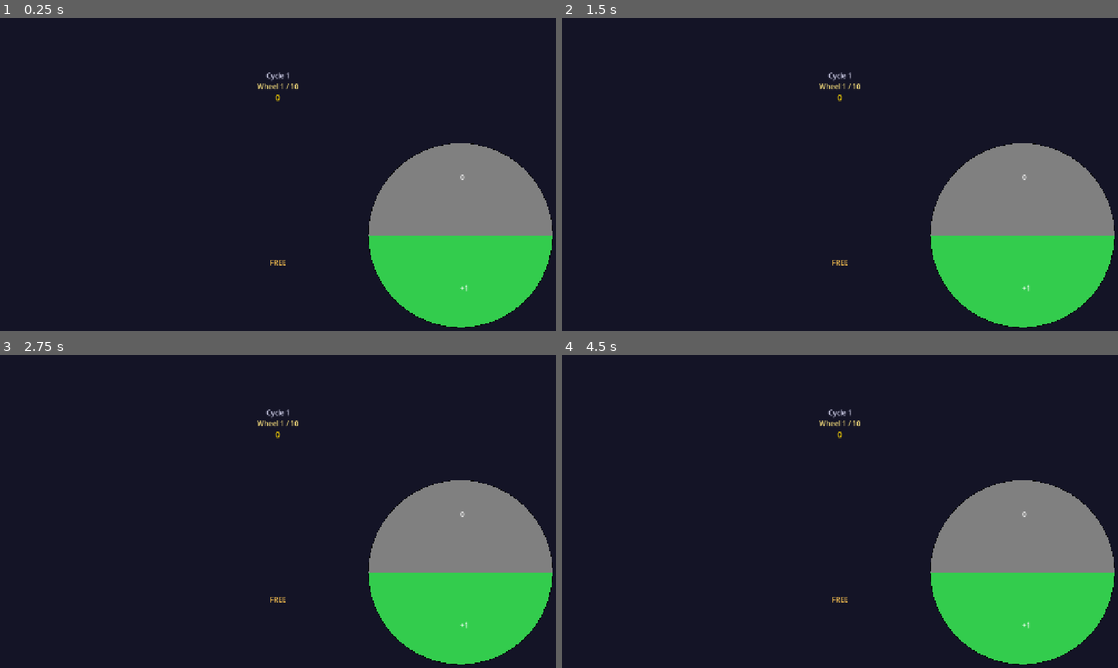
Above: before the commit, frames 1-4 (two rows, left to right).
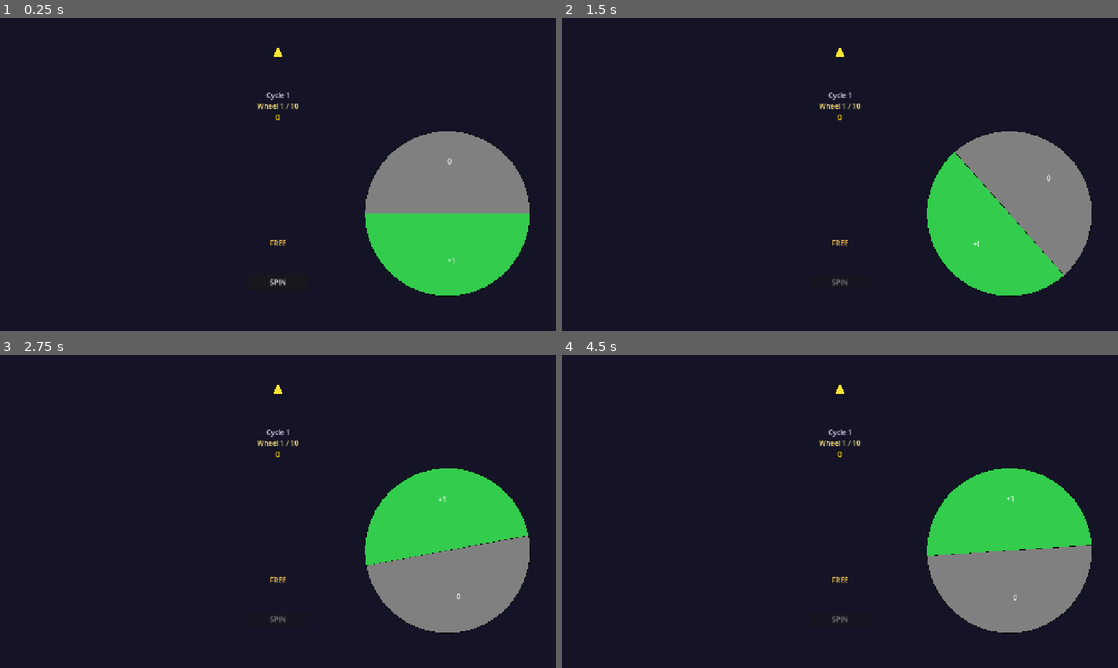
Above: after the commit, the same moments.

Repository: chelij/wheelylucky
Game: Godot game, scene res://scenes/main.tscn
Same seed, same stepped clock (60 frames per second), same inputs: the game is played once before the commit and once after it.
Inputs (mouse positions are in pixels of both pictures, inside the frame that each line leads up to):
- Up to frame 1 (0.25 s): no input
- Up to frame 2 (1.5 s): click (840, 280) at 0.5 s, where only the run after the commit has a clickable "SPIN"
- Up to frame 3 (2.75 s): no input
- Up to frame 4 (4.5 s): click (840, 617) at 3.5 s, where only the run after the commit has a clickable "SPIN"

The runs differ from the first frame. In frame 1, 8.1% of the frame differs, in the area x 46-100%, y 9-99%; in frame 2, 9.1%; in frame 3, 15%; in frame 4, 15%.

Commit message:
fix: fix layout - wheel selector, spin button, pointer arrow visible
- Add stretch aspect=keep to project.godot for proper 1280x720 scaling
- Enlarge Wheel rect to 500x540 with room for all children
- Reduce wheel circle radius to 0.38 of rect (fits inside, leaves margins)
- SpinButton at offset 230 from center, below circle (radius 190)
- Add Pointer/Polygon2D arrow at top of wheel (points down at 12 o'clock)
- Shift wheel center slightly up (offset_top=-270, offset_bottom=270)
- All UI elements now fit within 1280x720 viewport

Diff:
--- a/project.godot
+++ b/project.godot
@@ -24,6 +24,7 @@
 window/size/viewport_width=1280
 window/size/viewport_height=720
 window/stretch/mode="canvas_items"
+window/stretch/aspect="keep"
 
 [rendering]
 
--- a/scenes/main.tscn
+++ b/scenes/main.tscn
@@ -19,7 +19,8 @@
 layout_mode = 1
 anchors_preset = 7
 anchor_right = 1.0
-offset_bottom = 50.0
+offset_top = 0.0
+offset_bottom = 44.0
 theme_override_constants/separation = 10
 
 [node name="TitleLabel" type="Label" parent="TopBar"]
@@ -43,8 +44,8 @@
 layout_mode = 1
 anchors_preset = 7
 anchor_right = 1.0
-offset_top = 50.0
-offset_bottom = 80.0
+offset_top = 44.0
+offset_bottom = 70.0
 theme_override_constants/separation = 4
 alignment = 1
 
@@ -59,21 +60,37 @@
 anchor_top = 0.5
 anchor_right = 0.5
 anchor_bottom = 0.5
-offset_left = -220.0
-offset_top = -220.0
-offset_right = 220.0
-offset_bottom = 220.0
+offset_left = -250.0
+offset_top = -270.0
+offset_right = 250.0
+offset_bottom = 270.0
 script = ExtResource("1_wheel")
 
+[node name="Pointer" type="Control" parent="Wheel"]
+layout_mode = 1
+anchors_preset = 8
+anchor_top = 0.0
+anchor_right = 0.5
+anchor_bottom = 0.0
+offset_left = -12.0
+offset_top = -24.0
+offset_right = 12.0
+offset_bottom = 0.0
+
+[node name="PointerTriangle" type="Polygon2D" parent="Wheel/Pointer"]
+position = Vector2(12, 0)
+polygon = PackedVector2Array(0, 0, -12, 24, 12, 24)
+color = Color(1, 0.9, 0.2, 1)
+
 [node name="CycleLabel" type="Label" parent="Wheel"]
 layout_mode = 1
 anchors_preset = 8
 anchor_right = 0.5
 anchor_bottom = 0.5
 offset_left = -50.0
-offset_top = -240.0
+offset_top = -195.0
 offset_right = 50.0
-offset_bottom = -215.0
+offset_bottom = -170.0
 theme_override_colors/font_color = Color(0.8, 0.8, 0.9, 1)
 text = "Cycle 1"
 horizontal_alignment = 1
@@ -85,9 +102,9 @@
 anchor_right = 0.5
 anchor_bottom = 0.5
 offset_left = -60.0
-offset_top = -215.0
+offset_top = -170.0
 offset_right = 60.0
-offset_bottom = -190.0
+offset_bottom = -145.0
 theme_override_colors/font_color = Color(1, 0.9, 0.5, 1)
 theme_override_font_sizes/font_size = 16
 text = "Wheel 1 / 10"
@@ -100,9 +117,9 @@
 anchor_right = 0.5
 anchor_bottom = 0.5
 offset_left = -40.0
-offset_top = -190.0
+offset_top = -145.0
 offset_right = 40.0
-offset_bottom = -165.0
+offset_bottom = -120.0
 theme_override_colors/font_color = Color(1, 0.85, 0, 1)
 theme_override_font_sizes/font_size = 18
 text = "0"
@@ -115,9 +132,9 @@
 anchor_right = 0.5
 anchor_bottom = 0.5
 offset_left = -60.0
-offset_top = 190.0
+offset_top = 145.0
 offset_right = 60.0
-offset_bottom = 215.0
+offset_bottom = 170.0
 theme_override_colors/font_color = Color(0.9, 0.7, 0.3, 1)
 text = "FREE"
 horizontal_alignment = 1
@@ -125,13 +142,13 @@
 
 [node name="SpinButton" type="Button" parent="Wheel"]
 layout_mode = 1
-anchors_preset = 7
-anchor_right = 0.5
-anchor_bottom = 1.0
+anchors_preset = 8
+anchor_right = 0.5
+anchor_bottom = 0.5
 offset_left = -70.0
-offset_top = 220.0
+offset_top = 230.0
 offset_right = 70.0
-offset_bottom = 260.0
+offset_bottom = 265.0
 text = "SPIN"
 
 [node name="StatsPanel" type="VBoxContainer" parent="."]
@@ -140,7 +157,7 @@
 anchor_right = 1.0
 anchor_bottom = 1.0
 offset_left = 1080.0
-offset_top = 50.0
+offset_top = 44.0
 offset_right = 1280.0
 offset_bottom = 720.0
 theme_override_constants/separation = 8
--- a/scripts/wheel.gd
+++ b/scripts/wheel.gd
@@ -111,7 +111,8 @@
 	var wheel_outcomes = WheelConfig.get_outcomes(Game.selected_wheel)
 	var rect = get_rect()
 	var center = rect.position + rect.size / 2.0
-	var radius = min(rect.size.x, rect.size.y) / 2.0 - 8.0
+	# Fixed radius leaves room for labels and button inside the Control rect
+	var radius = min(rect.size.x, rect.size.y) * 0.38
 
 	if wheel_outcomes.size() == 0 or radius <= 0:
 		return
